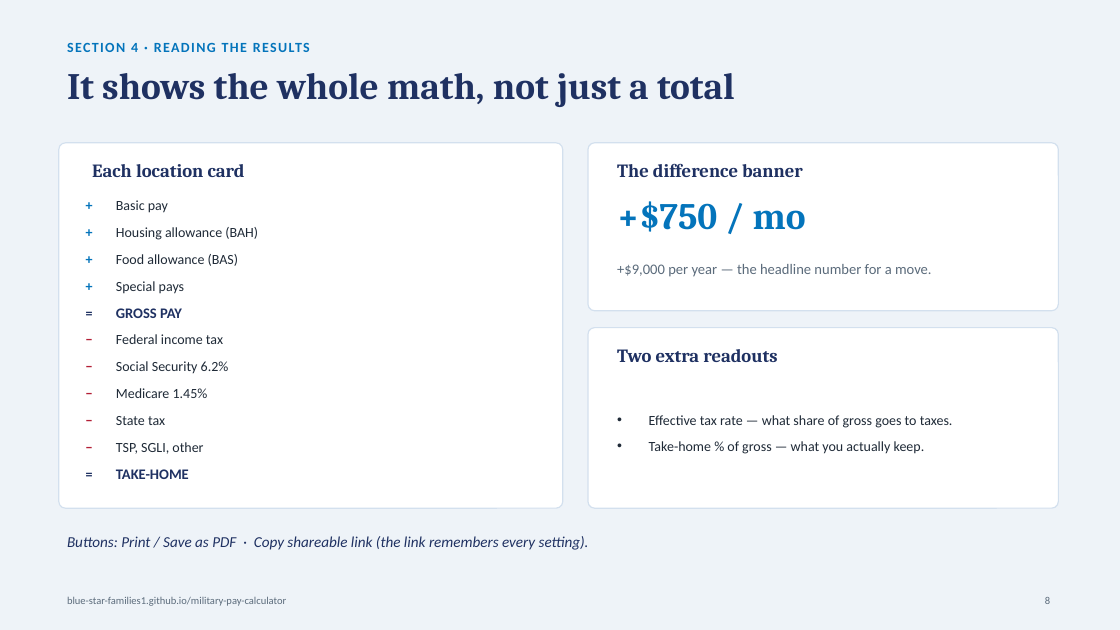
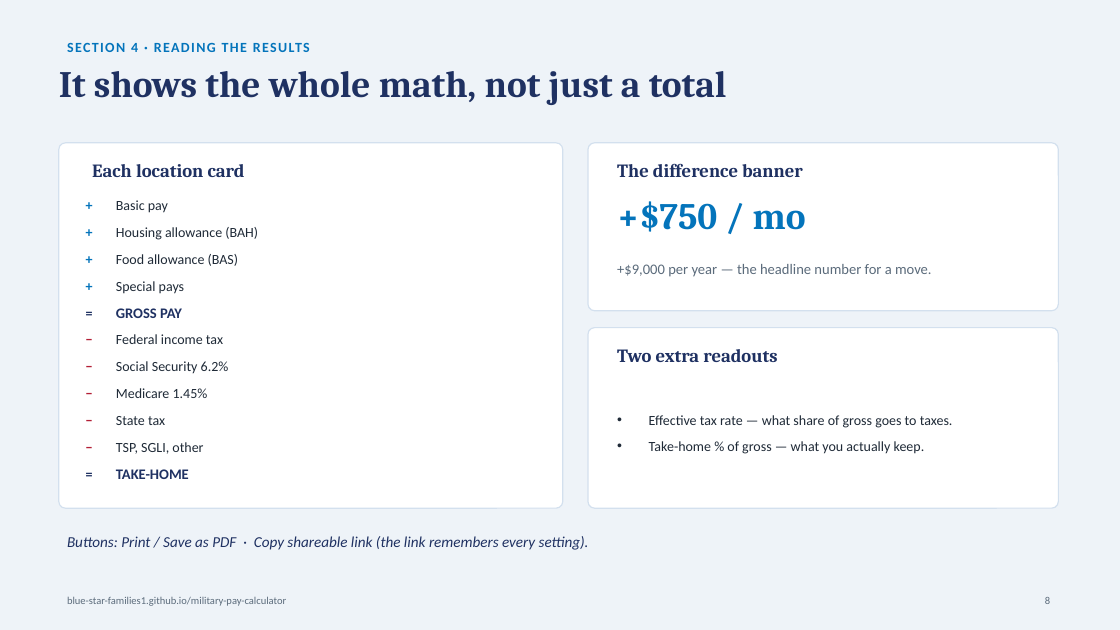
Before and after one commit to Blue-Star-Families1/military-pay-calculator, a slide deck: slide 8 of Military-Pay-Estimator-Guide.pptx. Drawn at 1120x630 pixels with LibreOffice and Linux fonts; fonts in the diff are those of the drawing. Boxes give left, top, right and bottom in pixels: in the first picture for what was removed or moved away, otherwise in the second. Text is boxed around its words. In the diff, an @@ line names an element or a change of style, - is before the commit and + after.

```diff
--- a/Military-Pay-Estimator-Guide.pptx
+++ b/Military-Pay-Estimator-Guide.pptx
@@ text "It shows the whole math, ..." at (59, 71, 727, 105): vertical alignment middle to top @@
```
Also in this commit, not shown: 11 other slides changed.
